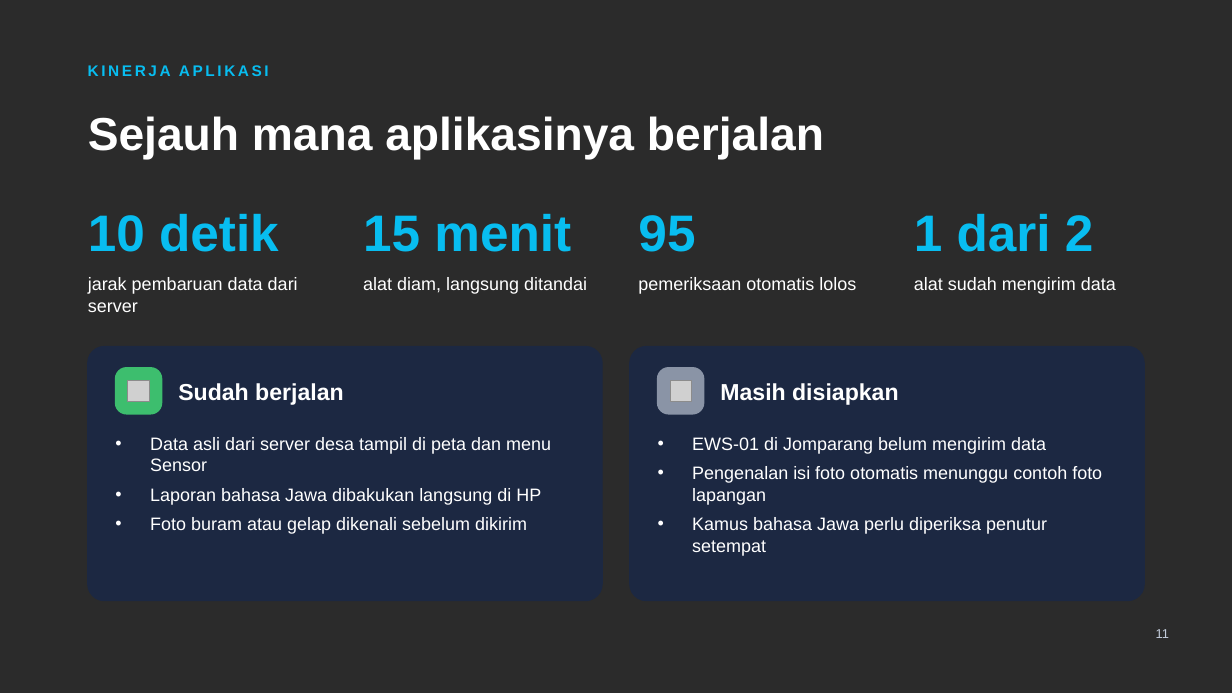
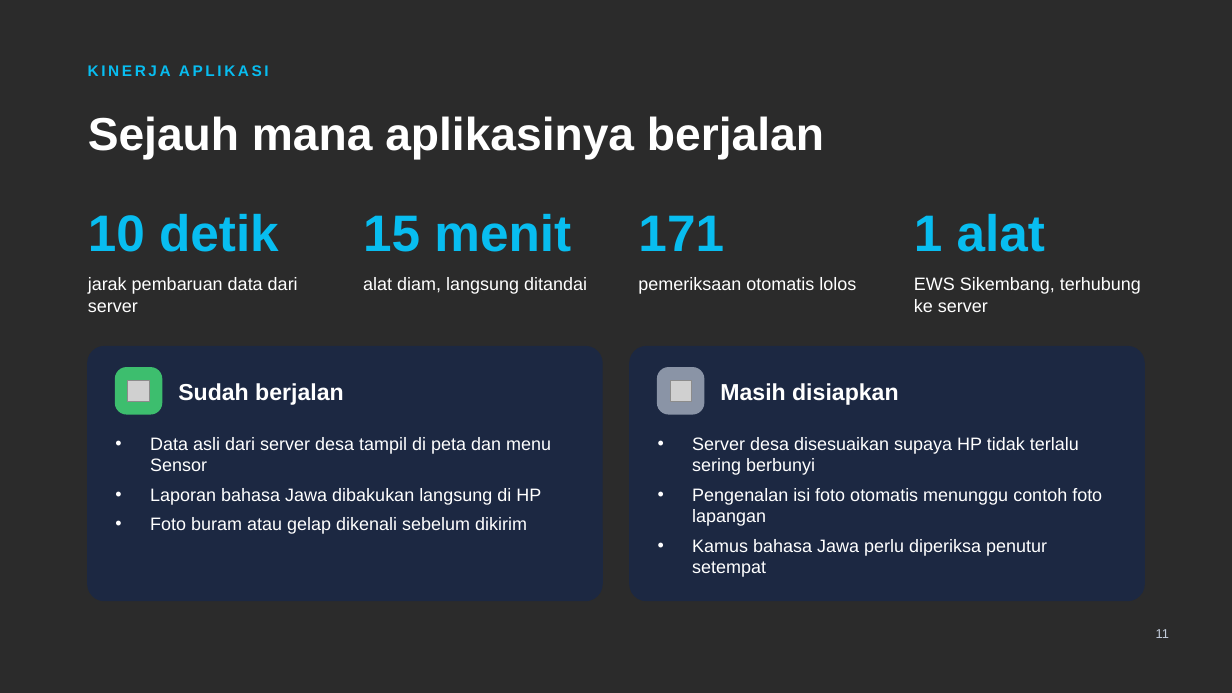
Before and after one commit to ahmad-imtiyaz/ews, a slide deck: slide 11 of presentasi/EWS-Lumeneng.pptx. Drawn at 1232x693 pixels with LibreOffice and Linux fonts; fonts in the diff are those of the drawing; grey boxes stand for pictures; background and template pictures are left out; a plain dark background stands for a picture behind light text. Boxes give left, top, right and bottom in pixels: in the first picture for what was removed or moved away, otherwise in the second. Text is boxed around its words. In the diff, an @@ line names an element or a change of style, - is before the commit and + after.

```diff
--- a/presentasi/EWS-Lumeneng.pptx
+++ b/presentasi/EWS-Lumeneng.pptx
@@ text at [638,215,724,251]: text changed @@
-95
+171
@@ text at [914,214,1045,252]: text changed @@
-1 dari 2
+1 alat
@@ text at [914,277,1141,312]: text changed @@
-alat sudah mengirim data
+EWS Sikembang, terhubung ke server
@@ text at [692,437,1079,475]: text changed @@
-• EWS-01 di Jomparang belum mengirim data
+• Server desa disesuaikan supaya HP tidak terlalu sering berbunyi
```
Also in this commit, not shown: 5 other slides changed, 12 other files.
